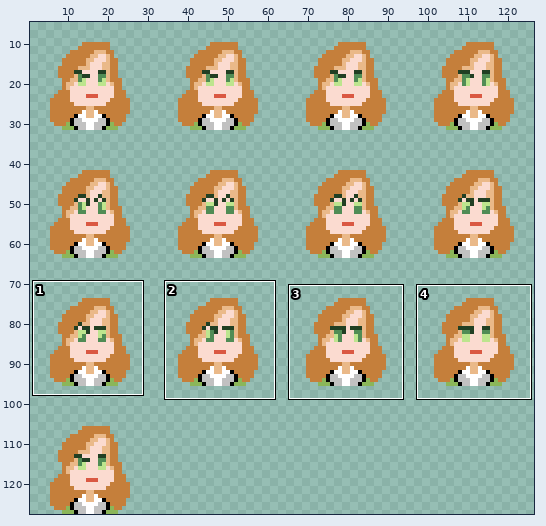
Sprite sheet: assets/sprites/teacher_2phase.png. Above: a wide view before the commit, with the close-up outlined.
Close-up. Earlier state:
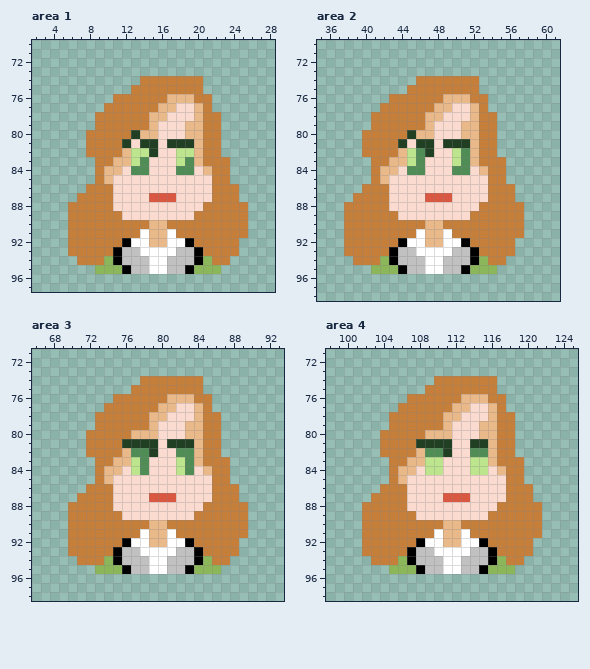
The file is 128x128 pixels. Shown: area 1: x 2..28, y 70..97; area 2: x 35..61, y 70..98; area 3: x 66..93, y 71..98; area 4: x 98..125, y 71..98. The wide view leaves out empty margins. The commit also changed other parts of the picture, which this record leaves out.
The result:
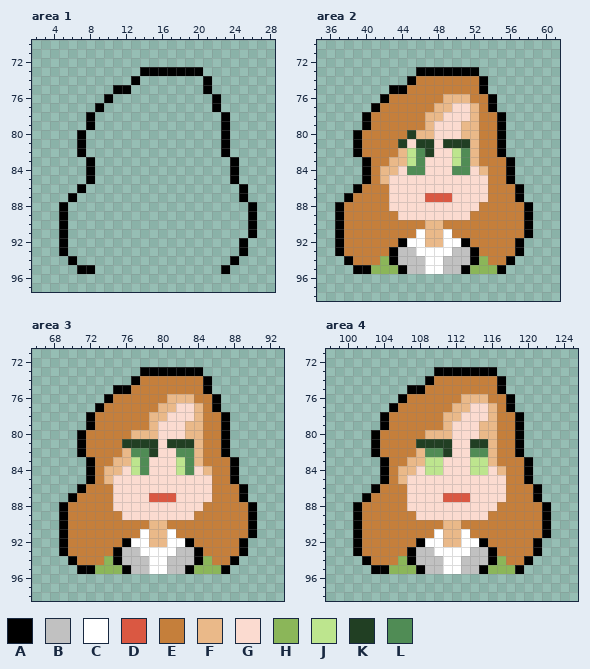
Palette (. is transparent): A #000000  B #c1c1c1  C #ffffff  D #da5842  E #c57f3b  F #eab989  G #fbdbd0  H #8bb659  J #bde58e  K #213f23  L #508c55
Changes in this commit:
--- area 1
@@ x 2..28 @@
 72 ...........................
-73 ...........................
-74 ............EEEEEEE........
-75 ...........EEEEEEEE........
-76 .........EEEEEEFFFEE.......
-77 ........EEEEEEFFGGFE.......
-78 .......EEEEEEFFGGGFEE......
-79 .......EEEEEEFGGGFFEE......
-80 ......EEEEEKFFGGGFFEE......
-81 ......EEEEKGKKGKKKFEE......
-82 ......EEEEFJJKGGJJFEE......
-83 .......EEFFJLGGGJLFEEE.....
-84 .......EFFGLLGGGLLGFEE.....
-85 .......EFGGGGGGGGGGGEE.....
-86 ......EEEGGGGGGGGGGGEEE....
-87 .....EEEEGGGGDDDGGGGEEE....
-88 ....EEEEEGGGGGGGGGGEEEEE...
-89 ....EEEEEEGGGGGGGGEEEEEE...
-90 ....EEEEEEEEEFFEEEEEEEEE...
-91 ....EEEEEEEECFFCEEEEEEEE...
-92 ....EEEEEEACCFFCCAEEEEE....
-93 ....EEEEEABBCCCCBBAEEEE....
-94 .....EEEHABBBCCBBBAHEE.....
-95 .......HHHABBCCBBAHHH......
+73 ............AAAAAAA........
+74 ...........A.......A.......
+75 .........AA........A.......
+76 ........A...........A......
+77 .......A............A......
+78 ......A..............A.....
+79 ......A..............A.....
+80 .....A...............A.....
+81 .....A...............A.....
+82 .....A...............A.....
+83 ......A...............A....
+84 ......A...............A....
+85 ......A...............A....
+86 .....A.................A...
+87 ....A..................A...
+88 ...A....................A..
+89 ...A....................A..
+90 ...A....................A..
+91 ...A....................A..
+92 ...A...................A...
+93 ...A...................A...
+94 ....A.................A....
+95 .....AA..............A.....
 96 ...........................
--- area 2
@@ x 35..61 @@
 72 ...........................
-73 ...........................
-74 ...........EEEEEEE.........
-75 ..........EEEEEEEE.........
-76 ........EEEEEEFFFEE........
-77 .......EEEEEEFFGGFE........
-78 ......EEEEEEFFGGGFEE.......
-79 ......EEEEEEFGGGFFEE.......
-80 .....EEEEEKFFGGGFFEE.......
-81 .....EEEEKGKKGKKKFEE.......
-82 .....EEEEFJLKGGJLFEE.......
-83 ......EEFFJLGGGJLFEEE......
-84 ......EFFGLLGGGLLGFEE......
-85 ......EFGGGGGGGGGGGEE......
-86 .....EEEGGGGGGGGGGGEEE.....
-87 ....EEEEGGGGDDDGGGGEEE.....
-88 ...EEEEEGGGGGGGGGGEEEEE....
-89 ...EEEEEEGGGGGGGGEEEEEE....
-90 ...EEEEEEEEEFFEEEEEEEEE....
-91 ...EEEEEEEECFFCEEEEEEEE....
-92 ...EEEEEEACCFFCCAEEEEE.....
-93 ...EEEEEABBCCCCBBAEEEE.....
-94 ....EEEHABBBCCBBBAHEE......
-95 ......HHHABBCCBBAHHH.......
+73 ...........AAAAAAA.........
+74 ..........AEEEEEEEA........
+75 ........AAEEEEEEEEA........
+76 .......AEEEEEEFFFEEA.......
+77 ......AEEEEEEFFGGFEA.......
+78 .....AEEEEEEFFGGGFEEA......
+79 .....AEEEEEEFGGGFFEEA......
+80 ....AEEEEEKFFGGGFFEEA......
+81 ....AEEEEKGKKGKKKFEEA......
+82 ....AEEEEFJLKGGJLFEEA......
+83 .....AEEFFJLGGGJLFEEEA.....
+84 .....AEFFGLLGGGLLGFEEA.....
+85 .....AEFGGGGGGGGGGGEEA.....
+86 ....AEEEGGGGGGGGGGGEEEA....
+87 ...AEEEEGGGGDDDGGGGEEEA....
+88 ..AEEEEEGGGGGGGGGGEEEEEA...
+89 ..AEEEEEEGGGGGGGGEEEEEEA...
+90 ..AEEEEEEEEEFFEEEEEEEEEA...
+91 ..AEEEEEEEECFFCEEEEEEEEA...
+92 ..AEEEEEEACCFFCCAEEEEEA....
+93 ..AEEEEEABBCCCCBBAEEEEA....
+94 ...AEEEHABBBCCBBBAHEEA.....
+95 ....AAHHHABBCCBBAHHHA......
 96 ...........................
--- area 3
@@ x 66..93 @@
 72 ............................
-73 ............................
-74 ............EEEEEEE.........
-75 ...........EEEEEEEE.........
-76 .........EEEEEEFFFEE........
-77 ........EEEEEEFFGGFE........
-78 .......EEEEEEFFGGGFEE.......
-79 .......EEEEEEFGGGFFEE.......
-80 ......EEEEEFFFGGGFFEE.......
-81 ......EEEEKKKKGKKKFEE.......
-82 ......EEEEFLLKGGLLFEE.......
-83 .......EEFFJLGGGJLFEEE......
-84 .......EFFGJLGGGJLGFEE......
-85 .......EFGGGGGGGGGGGEE......
-86 ......EEEGGGGGGGGGGGEEE.....
-87 .....EEEEGGGGDDDGGGGEEE.....
-88 ....EEEEEGGGGGGGGGGEEEEE....
-89 ....EEEEEEGGGGGGGGEEEEEE....
-90 ....EEEEEEEEEFFEEEEEEEEE....
-91 ....EEEEEEEECFFCEEEEEEEE....
-92 ....EEEEEEACCFFCCAEEEEE.....
-93 ....EEEEEABBCCCCBBAEEEE.....
-94 .....EEEHABBBCCBBBAHEE......
-95 .......HHHABBCCBBAHHH.......
+73 ............AAAAAAA.........
+74 ...........AEEEEEEEA........
+75 .........AAEEEEEEEEA........
+76 ........AEEEEEEFFFEEA.......
+77 .......AEEEEEEFFGGFEA.......
+78 ......AEEEEEEFFGGGFEEA......
+79 ......AEEEEEEFGGGFFEEA......
+80 .....AEEEEEFFFGGGFFEEA......
+81 .....AEEEEKKKKGKKKFEEA......
+82 .....AEEEEFLLKGGLLFEEA......
+83 ......AEEFFJLGGGJLFEEEA.....
+84 ......AEFFGJLGGGJLGFEEA.....
+85 ......AEFGGGGGGGGGGGEEA.....
+86 .....AEEEGGGGGGGGGGGEEEA....
+87 ....AEEEEGGGGDDDGGGGEEEA....
+88 ...AEEEEEGGGGGGGGGGEEEEEA...
+89 ...AEEEEEEGGGGGGGGEEEEEEA...
+90 ...AEEEEEEEEEFFEEEEEEEEEA...
+91 ...AEEEEEEEECFFCEEEEEEEEA...
+92 ...AEEEEEEACCFFCCAEEEEEA....
+93 ...AEEEEEABBCCCCBBAEEEEA....
+94 ....AEEEHABBBCCBBBAHEEA.....
+95 .....AAHHHABBCCBBAHHHA......
 96 ............................
--- area 4
@@ x 98..125 @@
 72 ............................
-73 ............................
-74 ............EEEEEEE.........
-75 ...........EEEEEEEE.........
-76 .........EEEEEEFFFEE........
-77 ........EEEEEEFFGGFE........
-78 .......EEEEEEFFGGGFEE.......
-79 .......EEEEEEFGGGFFEE.......
-80 ......EEEEEFFFGGGFFEE.......
-81 ......EEEEKKKKGGKKFEE.......
-82 ......EEEEFLLKGGLLFEE.......
-83 .......EEFFJJGGGJJFEEE......
-84 .......EFFGJJGGGJJGFEE......
-85 .......EFGGGGGGGGGGGEE......
-86 ......EEEGGGGGGGGGGGEEE.....
-87 .....EEEEGGGGDDDGGGGEEE.....
-88 ....EEEEEGGGGGGGGGGEEEEE....
-89 ....EEEEEEGGGGGGGGEEEEEE....
-90 ....EEEEEEEEEFFEEEEEEEEE....
-91 ....EEEEEEEECFFCEEEEEEEE....
-92 ....EEEEEEACCFFCCAEEEEE.....
-93 ....EEEEEABBCCCCBBAEEEE.....
-94 .....EEEHABBBCCBBBAHEE......
-95 .......HHHABBCCBBAHHH.......
+73 ............AAAAAAA.........
+74 ...........AEEEEEEEA........
+75 .........AAEEEEEEEEA........
+76 ........AEEEEEEFFFEEA.......
+77 .......AEEEEEEFFGGFEA.......
+78 ......AEEEEEEFFGGGFEEA......
+79 ......AEEEEEEFGGGFFEEA......
+80 .....AEEEEEFFFGGGFFEEA......
+81 .....AEEEEKKKKGGKKFEEA......
+82 .....AEEEEFLLKGGLLFEEA......
+83 ......AEEFFJJGGGJJFEEEA.....
+84 ......AEFFGJJGGGJJGFEEA.....
+85 ......AEFGGGGGGGGGGGEEA.....
+86 .....AEEEGGGGGGGGGGGEEEA....
+87 ....AEEEEGGGGDDDGGGGEEEA....
+88 ...AEEEEEGGGGGGGGGGEEEEEA...
+89 ...AEEEEEEGGGGGGGGEEEEEEA...
+90 ...AEEEEEEEEEFFEEEEEEEEEA...
+91 ...AEEEEEEEECFFCEEEEEEEEA...
+92 ...AEEEEEEACCFFCCAEEEEEA....
+93 ...AEEEEEABBCCCCBBAEEEEA....
+94 ....AEEEHABBBCCBBBAHEEA.....
+95 .....AAHHHABBCCBBAHHHA......
 96 ............................
